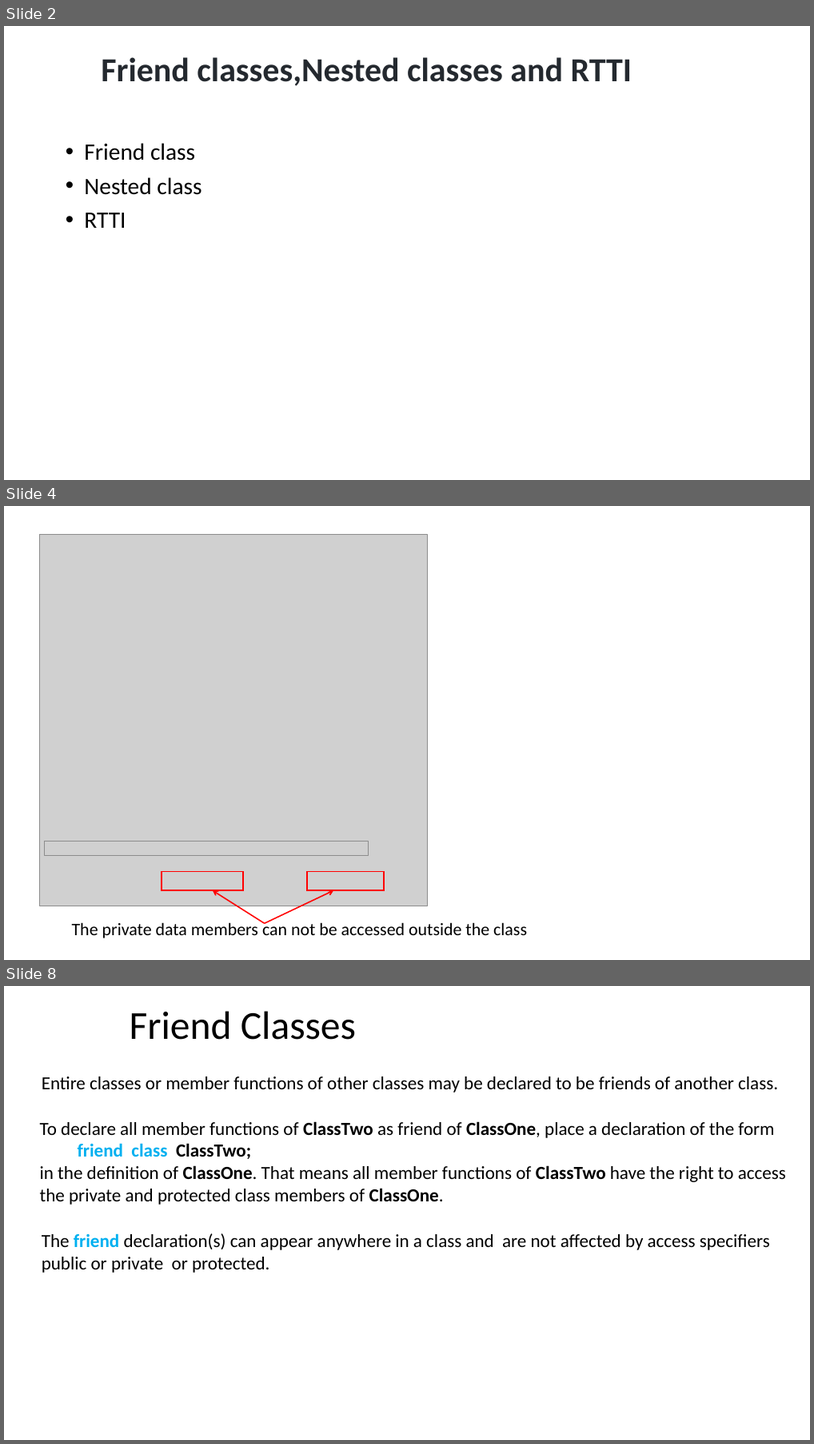
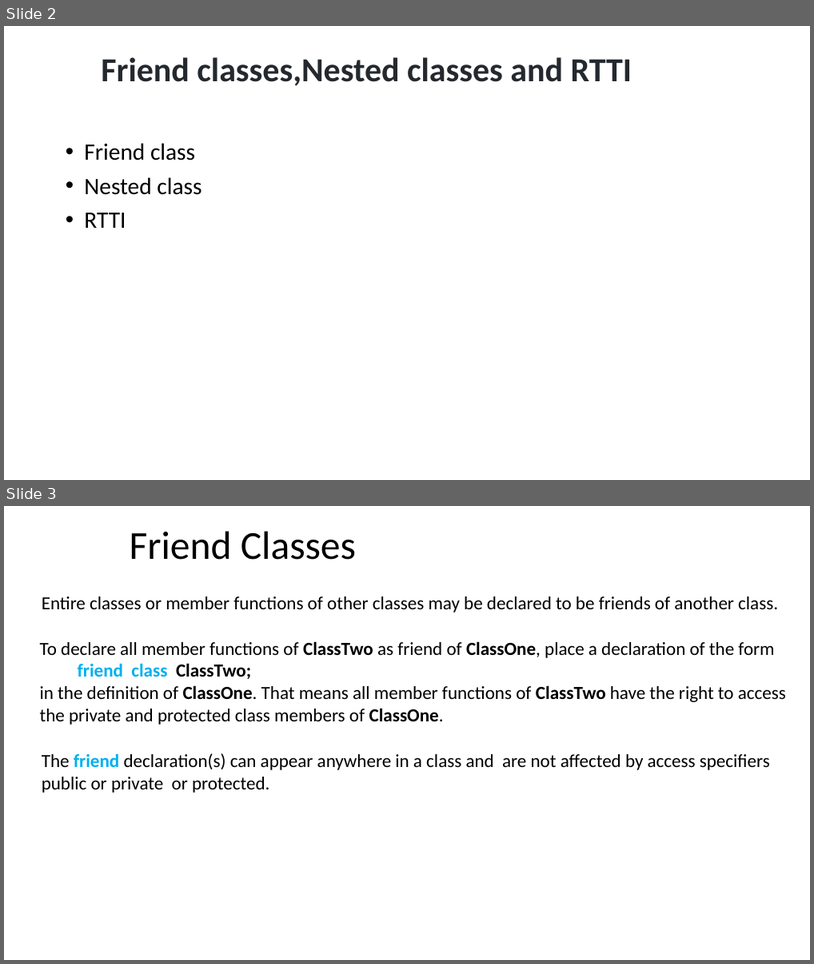
Before and after one commit to ShiqiYu/CPP, a slide deck: week15/Lab15.pptx. Shown one above the other, each under a label of ours: slides 2, 4 and 8 before the commit, slides 2 and 3 after it; the slides between them are not shown. The pictures are 814x1444 and 814x964 pixels, drawn with LibreOffice and Linux fonts; fonts in the diff are those of the drawing; grey boxes stand for pictures; background and template pictures are left out. Boxes give left, top, right and bottom in pixels: in the first picture for what was removed or moved away, otherwise in the second. Text is boxed around its words. In the diff, an @@ line names an element or a change of style, - is before the commit and + after.

```diff
--- a/week15/Lab15.pptx
+++ b/week15/Lab15.pptx
@@ slide 4 removed at (4, 506, 810, 960), background #FFFFFF @@
@@ picture removed at (40, 534, 427, 906) @@
@@ picture removed at (44, 841, 368, 856) @@
@@ group removed at (162, 872, 384, 923): 2 rectangles, 2 arrows @@
@@ text removed at (72, 920, 527, 938) @@
-The private data members can not be accessed outside the class
@@ what was slide 8 is now slide 3 @@
```
Also in this commit, not shown: 3 slides changed, 2 slides added, 4 other slides removed, 2 other files.
